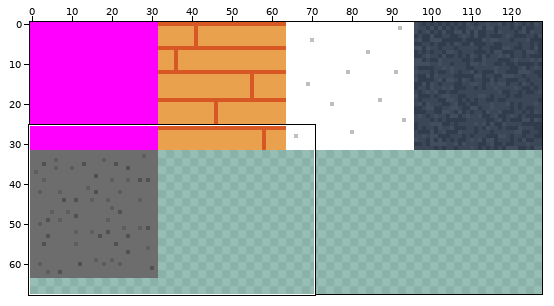
Two versions of one sprite sheet, sprites/spr_ts_interior/15f7faa0-cefb-4f8d-85fb-dfeda94aecfe.png. Above, an overview of the earlier version with the close-up marked.
Close-up. As it was:
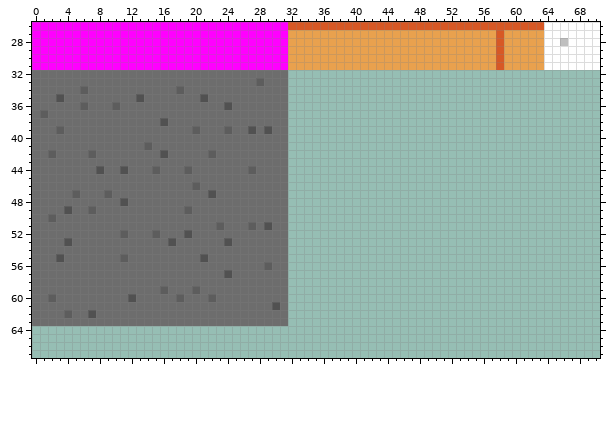
The file is 128x128 pixels. Colours within 5 levels of each other are drawn and written as one. Shown: x 0..70, y 26..67. The wide view leaves out empty margins.
After the commit:
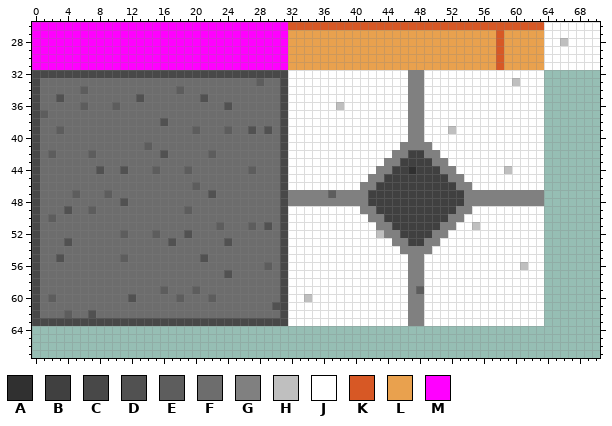
Palette (. is transparent): A #303030  B #404040  C #484848  D #515151  E #5d5d5d  F #6d6d6d  G #808080  H #bfbfbf  J #ffffff  K #d75825  L #e9a14e  M #ff00ff
The edit:
Changed rows in their new state; - is an unchanged pixel.
first column x 0:
32 CCCCCCCCCCCCCCCCCCCCCCCCCCCCCCCCJJJJJJJJJJJJJJJGGJJJJJJJJJJJJJJJ
33 C------------------------------CJJJJJJJJJJJJJJJGGJJJJJJJJJJJHJJJ
34 C------------------------------CJJJJJJJJJJJJJJJGGJJJJJJJJJJJJJJJ
35 C------------------------------CJJJJJJJJJJJJJJJGGJJJJJJJJJJJJJJJ
36 C------------------------------CJJJJJJHJJJJJJJJGGJJJJJJJJJJJJJJJ
37 C------------------------------CJJJJJJJJJJJJJJJGGJJJJJJJJJJJJJJJ
38 C------------------------------CJJJJJJJJJJJJJJJGGJJJJJJJJJJJJJJJ
39 C------------------------------CJJJJJJJJJJJJJJJGGJJJHJJJJJJJJJJJ
40 C------------------------------CJJJJJJJJJJJJJJJGGJJJJJJJJJJJJJJJ
41 C------------------------------CJJJJJJJJJJJJJJGGGGJJJJJJJJJJJJJJ
42 C------------------------------CJJJJJJJJJJJJJGGBBGGJJJJJJJJJJJJJ
43 C------------------------------CJJJJJJJJJJJJGGBBBBGGJJJJJJJJJJJJ
44 C------------------------------CJJJJJJJJJJJGGBBABBBGGJJJJJJHJJJJ
45 C------------------------------CJJJJJJJJJJGGBBBBBBBBGGJJJJJJJJJJ
46 C------------------------------CJJJJJJJJJGGBBBBBBBBBBGGJJJJJJJJJ
47 C------------------------------CGGGGGEGGGGBBBBBBBBBBBBGGGGGGGGGG
48 C------------------------------CGGGGGGGGGGBBBBBBBBBBBBGGGGGGGGGG
49 C------------------------------CJJJJJJJJJGGBBBBBBBBBBGGJJJJJJJJJ
50 C------------------------------CJJJJJJJJJJGGBBBBBBBBGGJJJJJJJJJJ
51 C------------------------------CJJJJJJJJJJJGGBBBBBBGGJJHJJJJJJJJ
52 C------------------------------CJJJJJJJJJJJHGGBBBBGGJJJJJJJJJJJJ
53 C------------------------------CJJJJJJJJJJJJJGGBBGGJJJJJJJJJJJJJ
54 C------------------------------CJJJJJJJJJJJJJJGGGGJJJJJJJJJJJJJJ
55 C------------------------------CJJJJJJJJJJJJJJJGGJJJJJJJJJJJJJJJ
56 C------------------------------CJJJJJJJJJJJJJJJGGJJJJJJJJJJJJHJJ
57 C------------------------------CJJJJJJJJJJJJJJJGGJJJJJJJJJJJJJJJ
58 C------------------------------CJJJJJJJJJJJJJJJGGJJJJJJJJJJJJJJJ
59 C------------------------------CJJJJJJJJJJJJJJJGEJJJJJJJJJJJJJJJ
60 C------------------------------CJJHJJJJJJJJJJJJGGJJJJJJJJJJJJJJJ
61 C------------------------------CJJJJJJJJJJJJJJJGGJJJJJJJJJJJJJJJ
62 C------------------------------CJJJJJJJJJJJJJJJGGJJJJJJJJJJJJJJJ
63 CCCCCCCCCCCCCCCCCCCCCCCCCCCCCCCCJJJJJJJJJJJJJJJGGJJJJJJJJJJJJJJJ
Boxes around the changes in both close-ups, in picture pixels (x1, y1, x2, y2):
changed: (32, 70, 544, 326)
